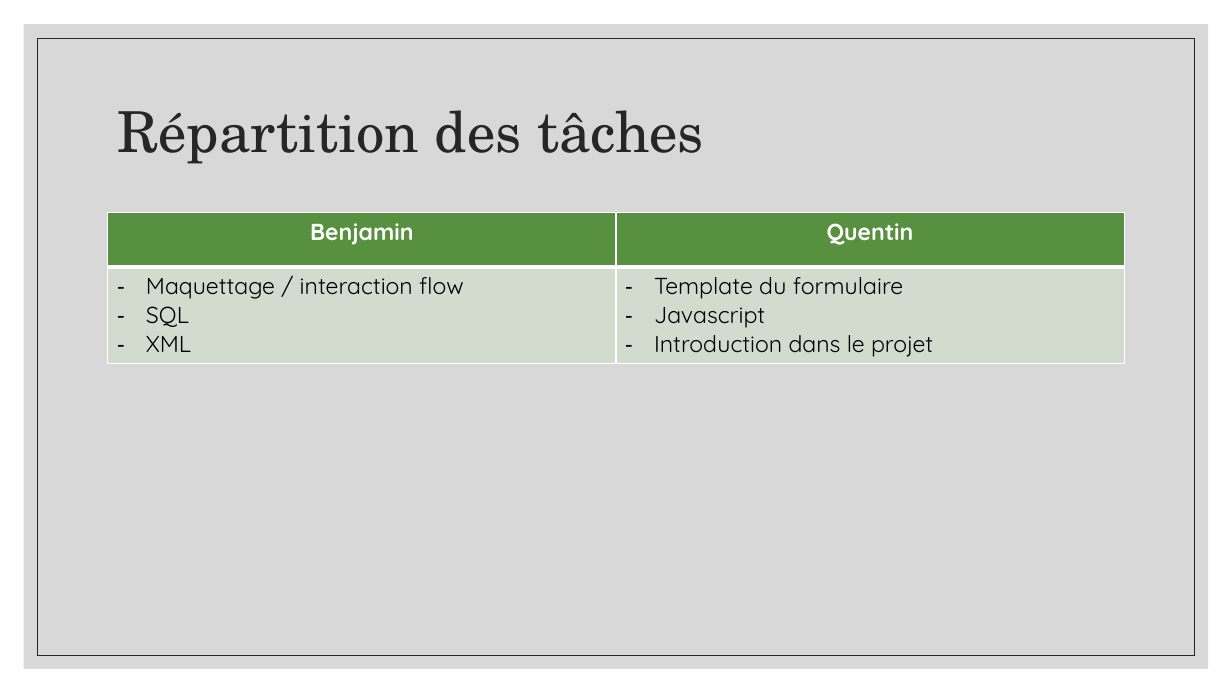
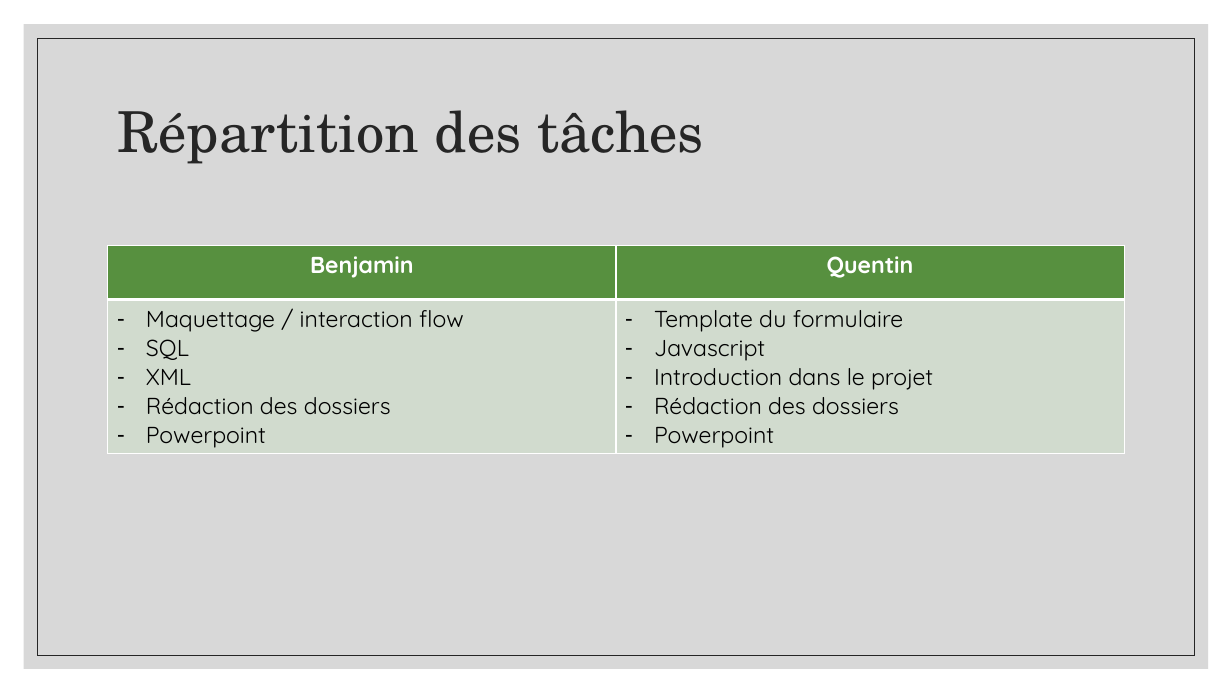
Before and after one commit to Tinquen59/AP2019_Projet002_projetWEB, a slide deck: slide 7 of plus/Formulaire_Connectlife.pptx (slide 8 before the commit). Drawn at 1232x693 pixels with LibreOffice and Linux fonts; fonts in the diff are those of the drawing; background and template pictures are left out. Boxes give left, top, right and bottom in pixels: in the first picture for what was removed or moved away, otherwise in the second. Text is boxed around its words. In the diff, an @@ line names an element or a change of style, - is before the commit and + after.

```diff
--- a/plus/Formulaire_Connectlife.pptx
+++ b/plus/Formulaire_Connectlife.pptx
@@ table at <box>108,246,1125,452</box> @@
-row 2, column 1: Maquettage / interaction flow / SQL / XML
+row 2, column 1: Maquettage / interaction flow / SQL / XML / Rédaction des dossiers / Powerpoint
-row 2, column 2: Template du formulaire / Javascript / Introduction dans le projet
+row 2, column 2: Template du formulaire / Javascript / Introduction dans le projet / Rédaction des dossiers / Powerpoint
@@ table: place and size @@
-table at <box>108,213,1125,361</box>
+table at <box>108,246,1125,452</box>
```
Also in this commit, not shown: 6 other slides changed, 1 slide added, 1 slide removed, 4 other files.
